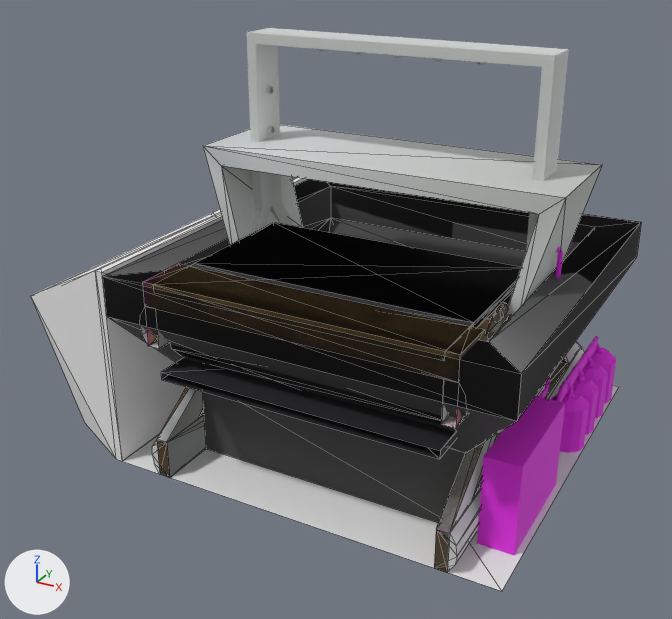
An edit to the OBJ model resources/assets/taam/models/conveyor.obj, drawn before and after from the same camera.
Camera for both pictures: a camera (50 mm lens) standing at (1.433, -2.49, 1.292) and looking at (0.372, -0.561, 0.327). Lighting does not change. The marker at lower left points along +X, +Y and +Z. Mesh edges are drawn as thin lines on the coarser meshes. Where no turn or scale is listed for an object, it has been applied to the vertices.

In view in the first picture: 'Appliance_Reordering_areordmdl', 'Appliance_Sprayer_asmdl', 'Bag_Cube', 'Conveyor_End_Cap_Wood_cecmdl_wood', 'Conveyor_End_Framing_Alu_cemdl_alu', 'Conveyor_End_cemdl', 'Conveyor_Hopper_chmdl', 'Conveyor_Processing_Chute_chutemdl', 'Conveyor_Straight_csmdl', 'Reference_rplane', 'Support_Alu_smdl_alu', 'Support_Wood_smdl_wood'.
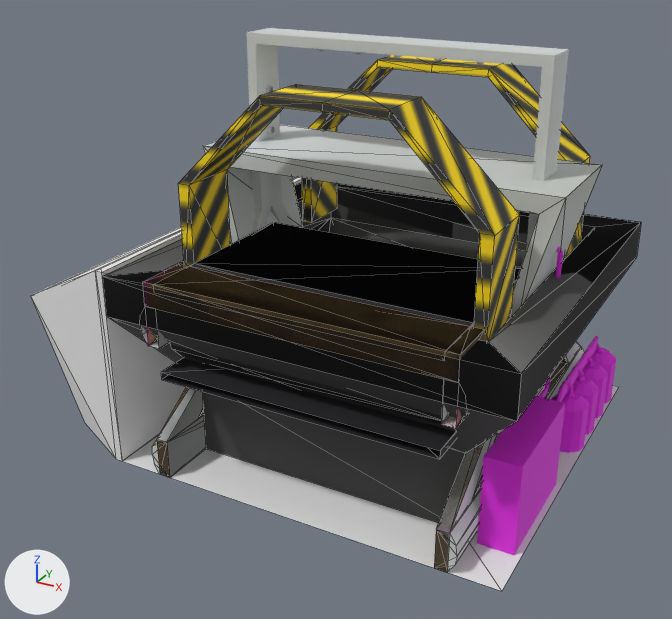
Changed parts and their boxes (x1, y1, x2, y2) in the pictures (672 x 619 px):
```json
{"object": "Conveyor_High_Throughput_Framing_Alu_chtpmdl_alu", "change": "added", "after": [178, 55, 590, 342]}
{"object": "Conveyor_End_Framing_Alu_cemdl_alu", "change": "unchanged, covered by the edit", "before": [172, 222, 521, 428]}
{"object": "Conveyor_End_cemdl", "change": "unchanged, uncovered by the edit", "before": [171, 345, 442, 421], "after": [171, 222, 520, 428]}
```

The change, as JSON lines over the scene's bpy script:
```json
{"op": "add", "block": "me_conveyor_high_throughput_framing_alu_chtpmdl_alu", "code": ["me_conveyor_high_throughput_framing_alu_chtpmdl_alu = bpy.data.meshes.new('Conveyor_High_Throughput_Framing_Alu_chtpmdl_alu')", "me_conveyor_high_throughput_framing_alu_chtpmdl_alu.from_pydata(...)  # 56 vertices, 96 faces; spans x 0.12..0.88, y -0.85..-0.15, z 0.45..0.92", "me_conveyor_high_throughput_framing_alu_chtpmdl_alu.materials.append(mat_conveyor)  # picture img_conveyor_png"]}
{"op": "add", "block": "ob_conveyor_high_throughput_framing_alu_chtpmdl_alu", "code": ["ob_conveyor_high_throughput_framing_alu_chtpmdl_alu = bpy.data.objects.new('Conveyor_High_Throughput_Framing_Alu_chtpmdl_alu', me_conveyor_high_throughput_framing_alu_chtpmdl_alu)", "ob_conveyor_high_throughput_framing_alu_chtpmdl_alu.location = (0.0, 0.0, 0.0)"]}
```
